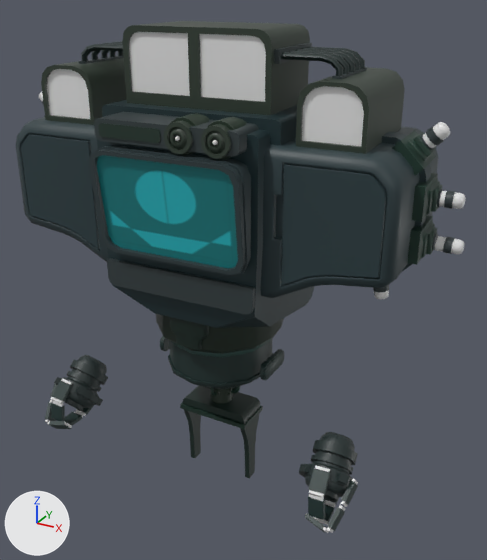
One commit to the OBJ model gnuchanUrsina/models/gnuchanoıs_fnv_sec.obj: the scene before it, then after it.
The view is the same before and after, from a camera (50 mm lens) standing at (2.27, -3.78, 3.92) and looking at (0.12, 0.13, 1.96). Every picture has the same lights, and +X, +Y and +Z are marked at lower left. Where no turn or scale is listed for an object, it has been applied to the vertices. Vertices at the same position are counted once.

The scene before the commit, as lines of its bpy script (objects in view):
```python
ob_cable2_cube_004 = bpy.data.objects.new('cable2_Cube.004', me_cable2_cube_004)
ob_cable2_cube_004.location = (0.0, 0.0, 0.0)
ob_eye_core_001_cylinder_001 = bpy.data.objects.new('eye_core.001_Cylinder.001', me_eye_core_001_cylinder_001)
ob_eye_core_001_cylinder_001.location = (0.0, 0.0, 0.0)
ob_eye_core_cylinder_003 = bpy.data.objects.new('eye_core_Cylinder.003', me_eye_core_cylinder_003)
ob_eye_core_cylinder_003.location = (0.0, 0.0, 0.0)
ob_logoface_cube_001 = bpy.data.objects.new('logoFace_Cube.001', me_logoface_cube_001)
ob_logoface_cube_001.location = (0.0, 0.0, 0.0)
```
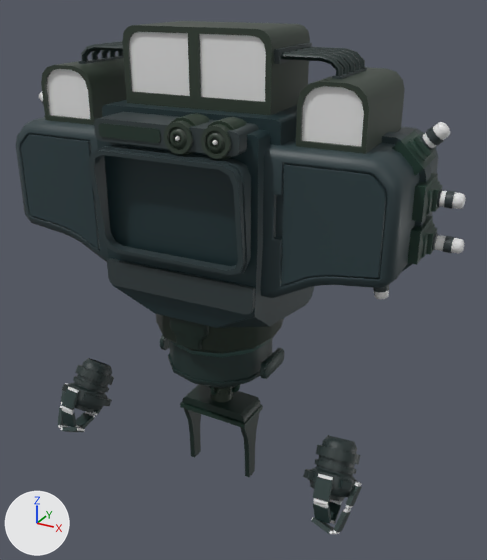
The newer file is also turned or shifted as a whole; pictures and numbers use the older file's frame.

Where the change shows, as pixel boxes [x1, y1, x2, y2] in the pictures (487 x 560 px; the box of a moved part takes in the faces that stretch with it):
'logoFace_Cube.001', deleted (cyan)
    before: [97, 155, 238, 268]
'eye_core.001_Cylinder.001', deleted
    before: [45, 286, 358, 533]
    faces in mat_gnuchanos (picture img_color_atlas_png): [45, 286, 358, 532]
    faces in mat_light1 (white #e7e7e7): [45, 378, 358, 533]
'eye_core.002_Cylinder.004', added (black)
    after: [303, 435, 362, 534]
    faces in mat_gnuchanos (picture img_color_atlas_png): [303, 435, 362, 534]
    faces in mat_light1 (white #e7e7e7): [312, 474, 362, 534]
'eye_core.003_Cylinder.005', added (black)
    after: [58, 358, 114, 432]
    faces in mat_gnuchanos (picture img_color_atlas_png): [58, 358, 114, 432]
    faces in mat_light1 (white #e7e7e7): [58, 383, 97, 431]
part 1 of me_eye_core_cylinder_003, moved or reshaped
    before: [435, 236, 465, 254]
    after: [435, 235, 464, 254]

The edits, one by one:
me_eye_core_cylinder_003 is used by ob_eye_core_cylinder_003; location (0.0, 0.0, 0.0).
me_eye_core_cylinder_003 had 3384 vertices, 2994 faces and spanned x -1.59..1.61, y -0.73..0.93, z 1.58..3.69.
me_eye_core_cylinder_003 now has 3480 vertices, 3064 faces and spans x -1.59..1.61, y -0.73..0.93, z 1.58..3.69.
Part 1, on me_eye_core_cylinder_003:
2 vertices are removed from x 1.5..1.61, y 0.13..0.14, z 2.46..2.49.
11 faces are deleted.
39 vertices in x 1.46..1.61, y 0.05..0.16, z 2.44..2.54 move by (0.0, -0.01, 0.01).
12 vertices in x 1.46..1.61, y 0.05..0.14, z 2.45..2.54 move by (0.0, -0.01, 0.0).
7 vertices in x 1.46..1.6, y 0.06..0.15, z 2.45..2.54 move by (0.0, 0.0, 0.01).
4 vertices move within x 1.51..1.61, y 0.05..0.14, z 2.45..2.53.
2 vertices are added at (1.61, 0.12, 2.51), (1.5, 0.13, 2.47).
4 new faces join them, mat_gnuchanos (picture img_color_atlas_png).
7 new faces join them, mat_light1 (white #e7e7e7).
Mesh me_eye_core_003_cylinder_005 is new.
It has 613 vertices, 587 faces and spans x -1.253..-0.863, y -0.598..-0.087, z 0.239..0.796.
Faces by material slot: [467, 120].
It uses material mat_gnuchanos (picture img_color_atlas_png).
It uses material mat_light1 (white #e7e7e7).
Mesh me_eye_core_002_cylinder_004 is new.
It has 613 vertices, 587 faces and spans x 0.863..1.253, y -0.599..-0.086, z 0.237..0.797.
Faces by material slot: [467, 120].
It uses material mat_gnuchanos (picture img_color_atlas_png).
It uses material mat_light1 (white #e7e7e7).
Object 'eye_core.001_Cylinder.001' (ob_eye_core_001_cylinder_001) is deleted.
Object 'logoFace_Cube.001' (ob_logoface_cube_001) is deleted.
Object 'eye_core.003_Cylinder.005' (ob_eye_core_003_cylinder_005) is new; it shows me_eye_core_003_cylinder_005.
Its location is (0.0, 0.0, 0.371).
Object 'eye_core.002_Cylinder.004' (ob_eye_core_002_cylinder_004) is new; it shows me_eye_core_002_cylinder_004.
Its location is (0.0, 0.0, 0.371).
